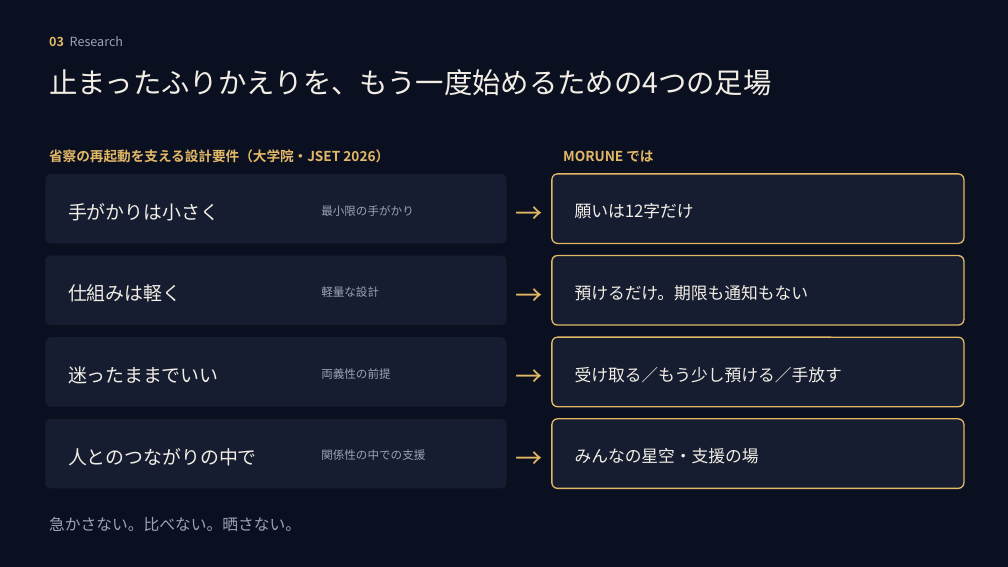
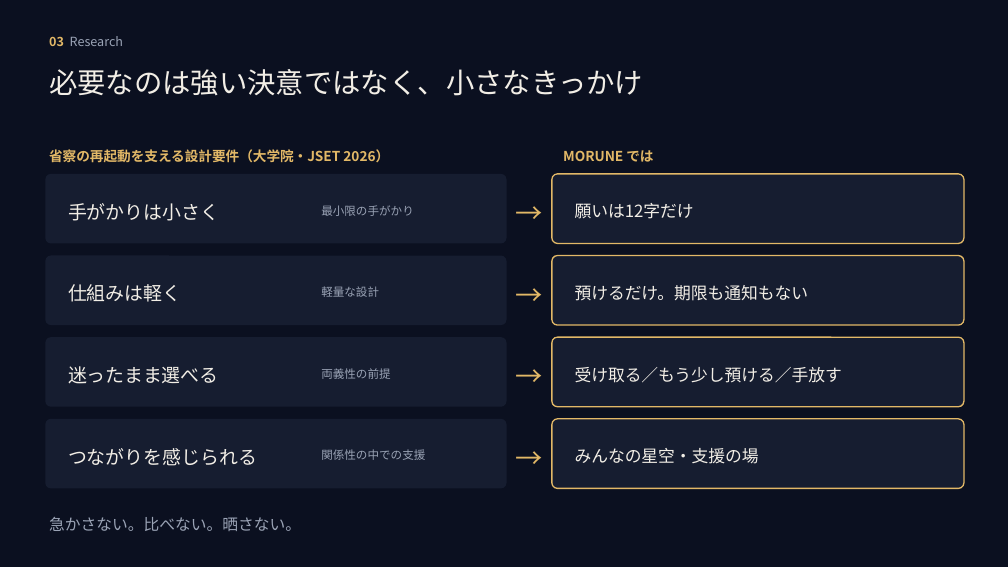
Before and after one commit to mai-san447/hello-earth-25143, a slide deck: slide 4 of deliverables/2026-10-11-gga-selection/MORUNE25143_GGAセレクション_2026-10-12.pptx. Drawn at 1008x567 pixels with LibreOffice and Linux fonts; fonts in the diff are those of the drawing. Boxes give left, top, right and bottom in pixels: in the first picture for what was removed or moved away, otherwise in the second. Text is boxed around its words. In the diff, an @@ line names an element or a change of style, - is before the commit and + after.

```diff
--- a/deliverables/2026-10-11-gga-selection/MORUNE25143_GGAセレクション_2026-10-12.pptx
+++ b/deliverables/2026-10-11-gga-selection/MORUNE25143_GGAセレクション_2026-10-12.pptx
@@ text at <box>49,69,643,96</box>: text changed @@
-止まったふりかえりを、もう一度始めるための4つの足場
+必要なのは強い決意ではなく、小さなきっかけ
@@ text at <box>68,366,219,384</box>: text changed @@
-迷ったままでいい
+迷ったまま選べる
@@ text at <box>68,448,257,466</box>: text changed @@
-人とのつながりの中で
+つながりを感じられる
```
Also in this commit, not shown: 4 other slides changed, 1 slide added, 1 slide removed, 2 other files.
